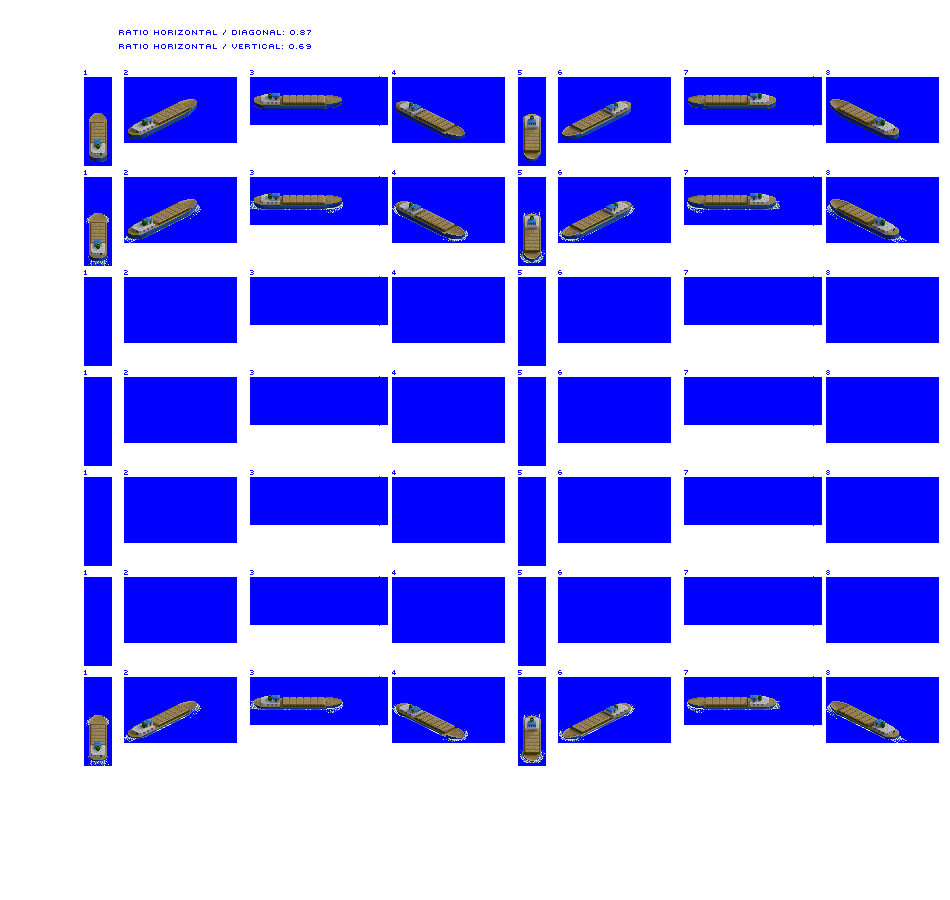
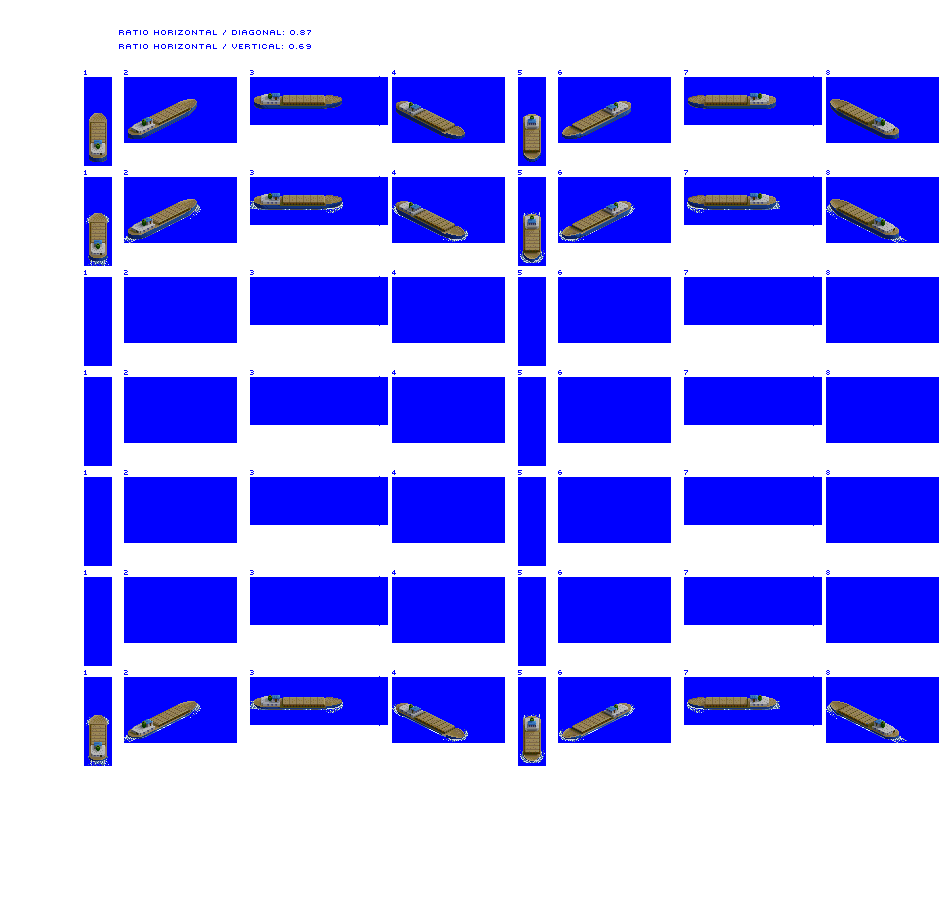
Revision of a layered (950, 900) image; what changed, layer by layer:
painted on "River Boat unloaded" over left=150, top=95, right=865, bottom=228
painted on "River Boat loaded" over left=150, top=697, right=865, bottom=730
